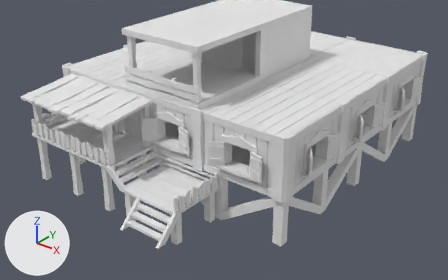
The FBX model Assets/3DModels/Buildings/Constructions/TowerGate/TowerGate_Level_01.fbx: old version first, new version second.
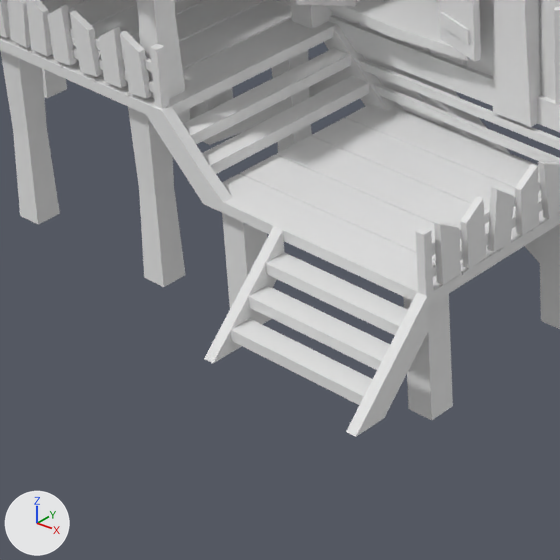
Old and new are each drawn whole from a camera (50 mm lens) standing at (32.83, -44.91, 23.66) and looking at (1.19, -5.36, -0.86) and again close up on the part from 15% to 47% of the width and 50% to 100% of the height. Arrows for +X, +Y and +Z are at lower left; the lights stay in place. The older version's two pictures come first. Where no turn or scale is listed for an object, it has been applied to the vertices.

In view in the first close-up: 'TowerGate_Level_01'.
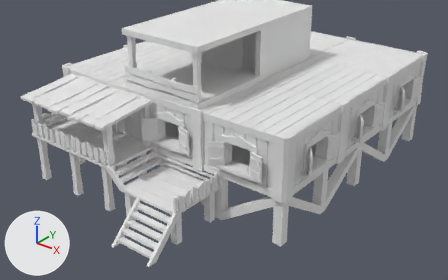
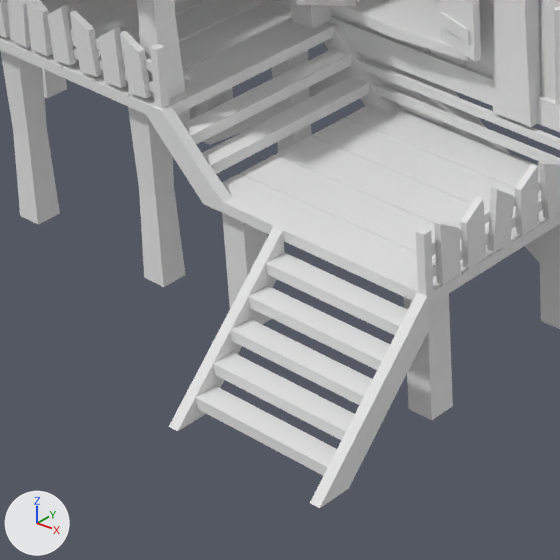
Edits to the bpy script that builds the scene:
```text
Change me_cube_003:
    used by ob_towergate_level_01; location = (0.0, 0.0, 0.0)
    remove me_cube_003.from_pydata(...)  # 5667 vertices, 4881 faces; spans x -12.6..13.0, y -19.0..12.6, z -4.0..10.0
    add me_cube_003.from_pydata(...)  # 5691 vertices, 4909 faces; spans x -12.6..13.0, y -20.0..12.6, z -4.0..10.0
    me_cube_003 part 1
    4 vertices are removed from x 2.0..6.0, y -18.2, z -3.0
    10 faces are deleted
    12 vertices are added at x 2.0..6.0, y -19.5..-18.5, z -4.0..-3.0
    8 new vertices lie (0.0, -0.5, -0.5) away from vertices in x 2.0..6.0, y -19.0..-18.0, z -3.0..-2.7
    8 new vertices lie (0.0, -0.5, -0.5) away from vertices in x 2.0..6.0, y -19.5..-18.5, z -3.5..-3.2
    38 new faces join them
```

Boxes [x1, y1, x2, y2] around the edits, measured in the close-ups (560 x 560 px):
'TowerGate_Level_01', reshaped: before [0, 0, 560, 437]; after [0, 0, 560, 508]
part 1 of me_cube_003, built on: before [214, 330, 393, 436]; after [169, 330, 393, 508]
